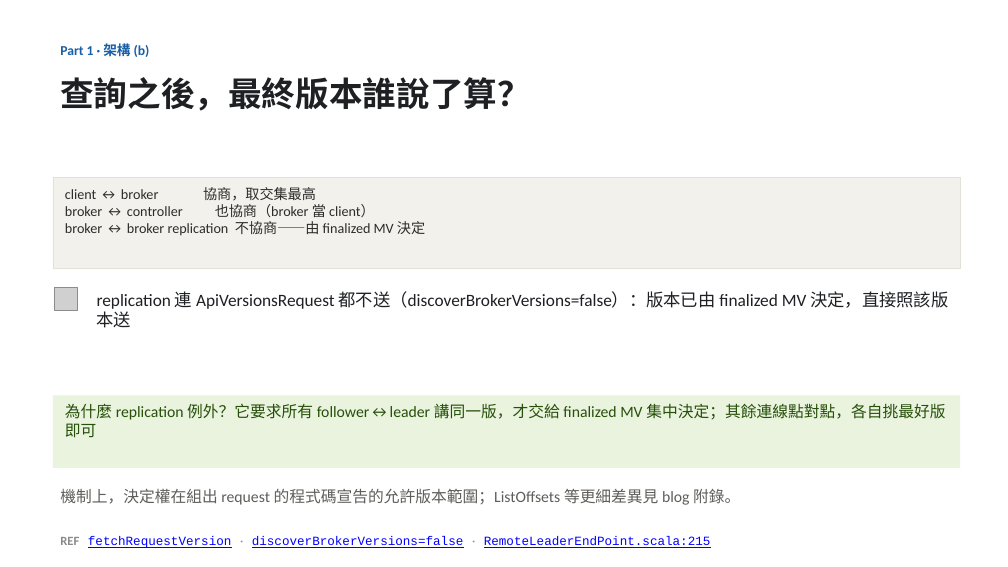
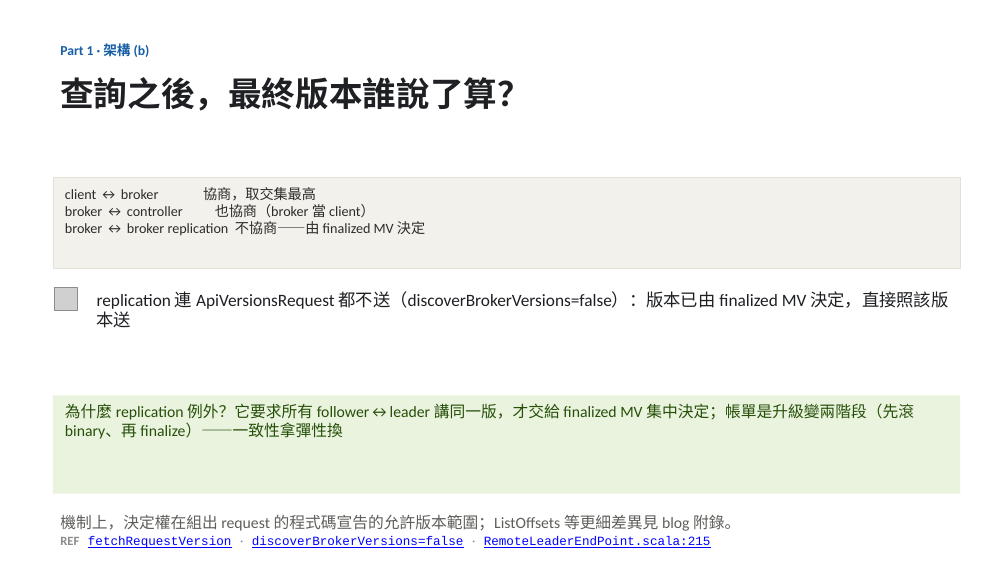
Before and after one commit to unknowntpo/kafka, a slide deck: slide 7 of study/version-control/kafka-version-negotiation.pptx. Drawn at 1008x567 pixels with LibreOffice and Linux fonts; fonts in the diff are those of the drawing; grey boxes stand for pictures. Boxes give left, top, right and bottom in pixels: in the first picture for what was removed or moved away, otherwise in the second. Text is boxed around its words. In the diff, an @@ line names an element or a change of style, - is before the commit and + after.

```diff
--- a/study/version-control/kafka-version-negotiation.pptx
+++ b/study/version-control/kafka-version-negotiation.pptx
@@ rectangle "為什麼 replication 例外？它要求所有 follower↔leader 講同一版，才交給 ...": place and size @@
-rectangle "為什麼 replication 例外？它要求所有 follower↔leader 講同一版，才交給 ..." at (53, 395, 960, 468)
+rectangle "為什麼 replication 例外？它要求所有 follower↔leader 講同一版，才交給 ..." at (53, 395, 960, 494)
@@ text in rectangle at (65, 403, 914, 439): text changed @@
-為什麼 replication 例外？它要求所有 follower↔leader 講同一版，才交給 finalized MV 集中決定；其餘連線點對點，各自挑最好版即可
+為什麼 replication 例外？它要求所有 follower↔leader 講同一版，才交給 finalized MV 集中決定；帳單是升級變兩階段（先滾 binary、再 finalize）——一致性拿彈性換
@@ text "機制上，決定權在組出 request 的程式碼宣告的允許版本範圍；ListOffsets 等更細差異見 blog ...": place and size @@
-text "機制上，決定權在組出 request 的程式碼宣告的允許版本範圍；ListOffsets 等更細差異見 blog ..." at (60, 489, 740, 505)
+text "機制上，決定權在組出 request 的程式碼宣告的允許版本範圍；ListOffsets 等更細差異見 blog ..." at (60, 515, 740, 531)
```
Also in this commit, not shown: 3 other slides changed, 1 slide added, 3 other files.
